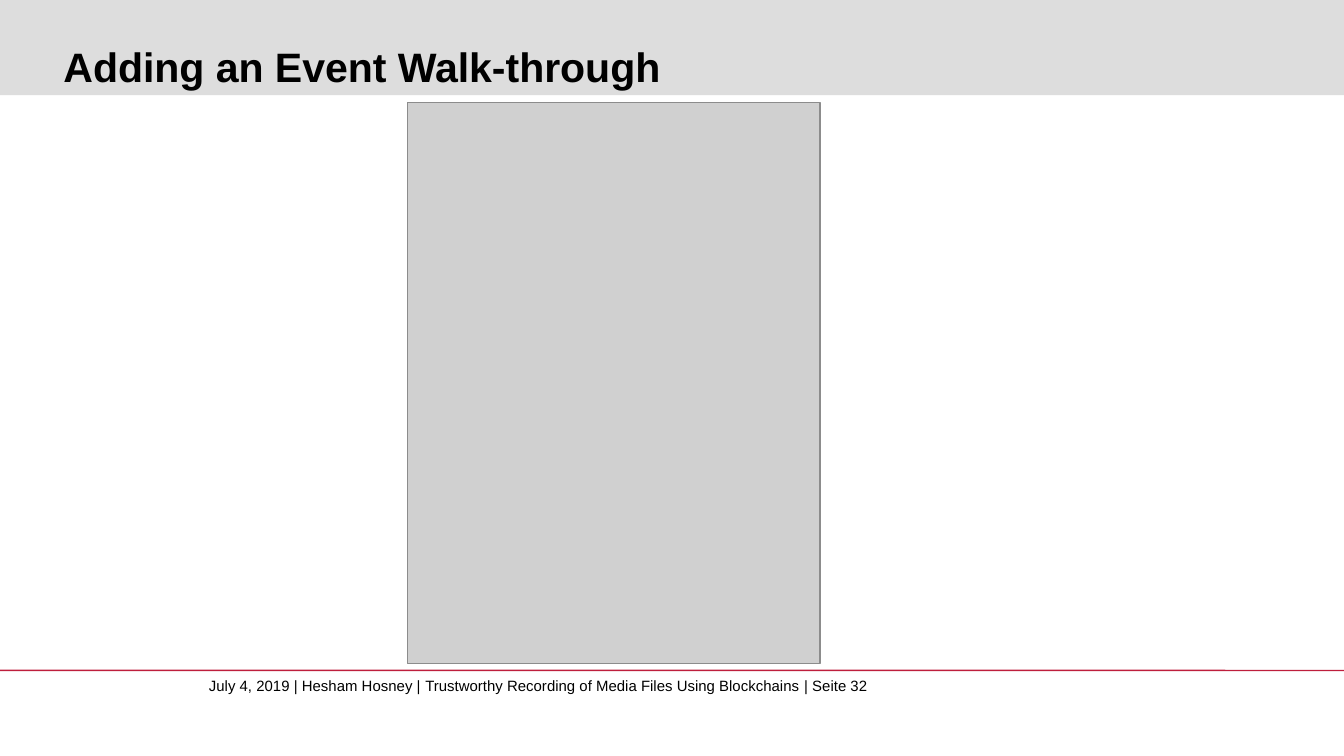
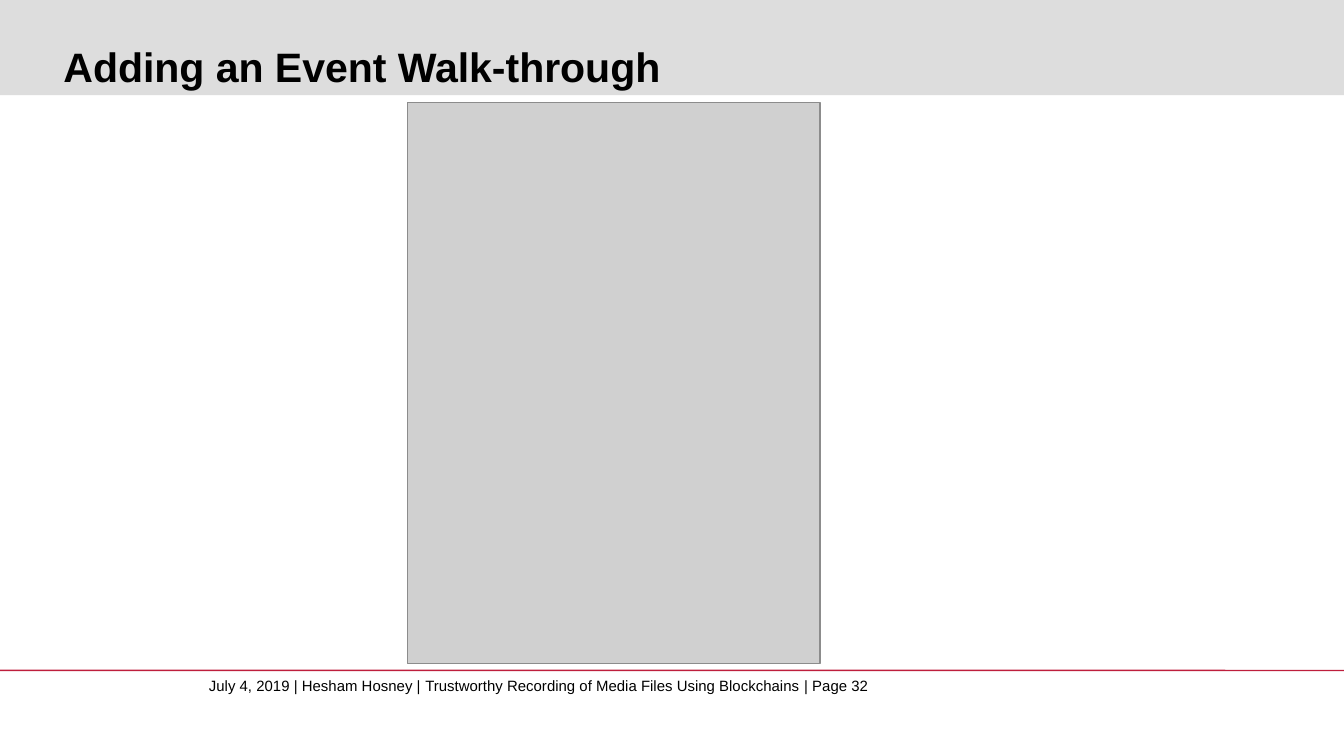
Before and after one commit to whosham/FakeNewsDetection, a slide deck: slide 32 of FakeNewsDetection.pptx. Drawn at 1344x756 pixels with LibreOffice and Linux fonts; fonts in the diff are those of the drawing; grey boxes stand for pictures; background and template pictures are left out. Boxes give left, top, right and bottom in pixels: in the first picture for what was removed or moved away, otherwise in the second. Text is boxed around its words. In the diff, an @@ line names an element or a change of style, - is before the commit and + after.

```diff
--- a/FakeNewsDetection.pptx
+++ b/FakeNewsDetection.pptx
@@ text at (209,680,868,694): text changed @@
-July 4, 2019 | Hesham Hosney | Trustworthy Recording of Media Files Using Blockchains | Seite 32
+July 4, 2019 | Hesham Hosney | Trustworthy Recording of Media Files Using Blockchains | Page 32
```
Also in this commit, not shown: 41 other slides changed, 16 other files.
